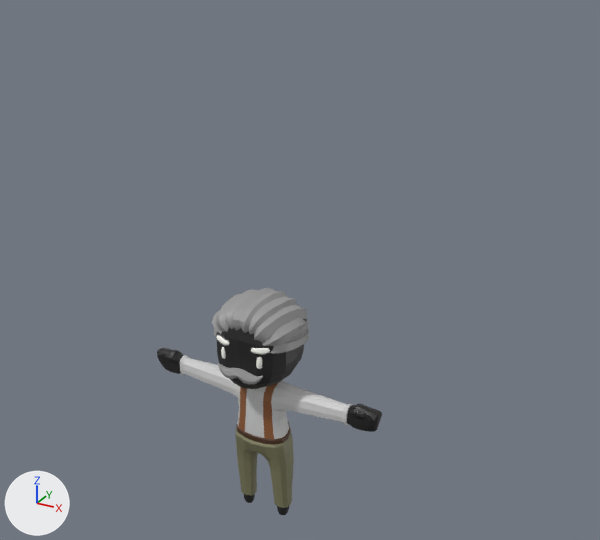
Two versions of the glTF model public/cpx/models/patient_male_old.glb, one commit apart.
Both versions are drawn from a camera (50 mm lens) standing at (4.77, -7.68, 7.47) and looking at (0.35, 0.35, 3.46). Arrows for +X, +Y and +Z are at lower left; the lights stay in place. The picture after the commit comes second. Vertices at exactly the same position are counted once.

The first picture shows 'Body'.
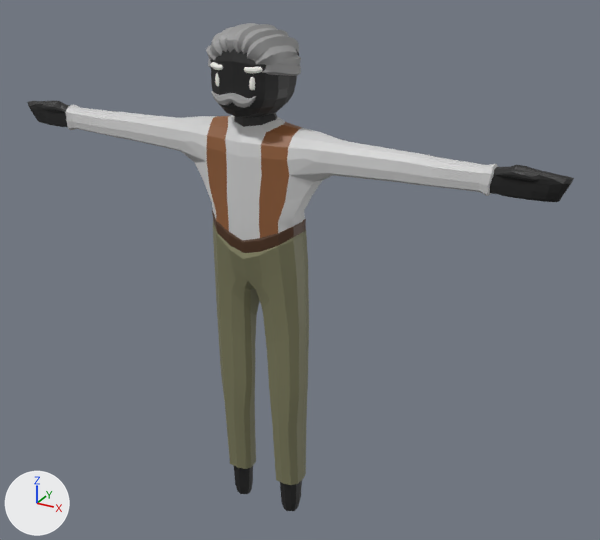
Patch to the scene script:
```diff
--- a/public/cpx/models/patient_male_old.glb.py
+++ b/public/cpx/models/patient_male_old.glb.py
@@ me_cube_004 @@
 # used by ob_body; location = (0.0, 0.0, 0.0)
-me_cube_004.from_pydata(...)  # 2678 vertices, 5240 faces; spans x -1.62..1.62, y -0.57..0.58, z -0.02..3.19
+me_cube_004.from_pydata(...)  # 2678 vertices, 5240 faces; spans x -3.42..3.42, y -0.51..0.47, z 0.08..6.33
+# me_cube_004 part 1: the loose piece of 130 vertices spanning x -0.49..0.49, y -0.49..0.49, z 2.07..3.13 is scaled about its middle by 0.85, then moved by (0.0, -0.02, 3.23)
+# me_cube_004 part 2: the loose piece of 42 vertices spanning x 0.2..0.28, y -0.49..-0.4, z 2.47..2.65 is scaled about its middle by 0.85, then moved by (-0.04, 0.04, 3.24)
+# me_cube_004 part 3: the loose piece of 42 vertices spanning x -0.28..-0.2, y -0.49..-0.4, z 2.47..2.65 is scaled about its middle by 0.85, then moved by (0.04, 0.04, 3.24)
+# me_cube_004 part 4: the loose piece of 42 vertices spanning x 0.14..0.37, y -0.5..-0.39, z 2.67..2.76 is scaled about its middle by 0.85, then moved by (-0.04, 0.04, 3.22)
+# me_cube_004 part 5: the loose piece of 42 vertices spanning x -0.37..-0.14, y -0.5..-0.39, z 2.67..2.76 is scaled about its middle by 0.85, then moved by (0.04, 0.04, 3.22)
+# me_cube_004 part 6: the loose piece of 106 vertices spanning x -0.33..0.32, y -0.57..-0.41, z 2.26..2.42 is scaled about its middle by 0.85, then moved by (0.0, 0.05, 3.27)
+# me_cube_004 part 7: the loose piece of 120 vertices spanning x 0.03..0.54, y -0.42..0.51, z 2.47..2.91 is scaled about its middle by 0.85, then moved by (-0.04, -0.03, 3.22)
+# me_cube_004 part 8: the loose piece of 96 vertices spanning x 0.05..0.53, y -0.44..0.51, z 2.57..2.98 is scaled about its middle by 0.85, then moved by (-0.04, -0.03, 3.21)
+# me_cube_004 part 9: the loose piece of 188 vertices spanning x -0.53..0.53, y -0.41..0.58, z 2.48..2.8 is scaled about its middle by 0.85, then moved by (0.0, -0.04, 3.23)
+# me_cube_004 part 10: the loose piece of 144 vertices spanning x 0.05..0.48, y -0.49..0.53, z 2.58..3.08 is scaled about its middle by 0.85, then moved by (-0.04, -0.03, 3.2)
+# me_cube_004 part 11: the loose piece of 120 vertices spanning x 0.0..0.34, y -0.48..0.55, z 2.52..3.15 is scaled about its middle by 0.85, then moved by (-0.03, -0.03, 3.2)
+# me_cube_004 part 12: the loose piece of 120 vertices spanning x -0.06..0.18, y -0.49..0.54, z 2.6..3.19 is scaled about its middle by 0.85, then moved by (-0.01, -0.03, 3.19)
+# me_cube_004 part 13: the loose piece of 96 vertices spanning x -0.53..-0.05, y -0.44..0.51, z 2.57..2.98 is scaled about its middle by 0.85, then moved by (0.04, -0.03, 3.21)
+# me_cube_004 part 14: the loose piece of 144 vertices spanning x -0.48..-0.05, y -0.49..0.53, z 2.58..3.08 is scaled about its middle by 0.85, then moved by (0.04, -0.03, 3.2)
+# me_cube_004 part 15: the loose piece of 120 vertices spanning x -0.34..0.0, y -0.48..0.55, z 2.52..3.15 is scaled about its middle by 0.85, then moved by (0.03, -0.03, 3.2)
+# me_cube_004 part 16: the loose piece of 120 vertices spanning x -0.18..0.06, y -0.49..0.54, z 2.6..3.19 is scaled about its middle by 0.85, then moved by (0.01, -0.03, 3.19)
+# me_cube_004 part 17: 886 of 2678 vertices moved; they spanned x -1.62..1.62, y -0.24..0.32, z -0.02..2.18 and now span x -3.42..3.42, y -0.37..0.46, z 0.08..5.49; mean shift (0.0, -0.01, 2.57); largest move (-1.62, 0.01, 2.01) -> (-3.42, -0.01, 5.16)
+# other edits to the shape of me_cube_004 do not show in these pictures
 me_cube_004.materials.append(mat_skin)
```

Location of each change, (x1, y1, x2, y2) in pixels of the pictures (600 x 540 px; the box of a moved part takes in the faces that stretch with it):
'Body', reshaped (142% wider, 114% taller): before (157, 288, 382, 515); after (27, 23, 574, 511)
part 1 of me_cube_004, moved or reshaped: before (216, 327, 304, 389); after (210, 49, 297, 117)
part 2 of me_cube_004, moved or reshaped: before (256, 357, 262, 369); after (249, 77, 255, 90)
part 3 of me_cube_004, moved or reshaped: before (221, 347, 226, 359); after (215, 73, 219, 86)
part 4 of me_cube_004, moved or reshaped: before (251, 348, 270, 354); after (244, 67, 263, 74)
part 5 of me_cube_004, moved or reshaped: before (216, 335, 229, 346); after (210, 62, 223, 70)
part 6 of me_cube_004, moved or reshaped: before (217, 363, 263, 384); after (212, 91, 256, 108)
part 7 of me_cube_004, moved or reshaped: before (284, 320, 309, 344); after (277, 55, 301, 66)
part 8 of me_cube_004, moved or reshaped: before (262, 318, 305, 346); after (255, 45, 298, 65)
part 9 of me_cube_004, moved or reshaped: before (214, 329, 309, 354); after (208, 59, 301, 76)
part 10 of me_cube_004, moved or reshaped: before (254, 305, 307, 342); after (247, 34, 299, 61)
part 11 of me_cube_004, moved or reshaped: before (249, 296, 297, 334); after (242, 28, 289, 54)
part 12 of me_cube_004, moved or reshaped: before (240, 291, 287, 333); after (233, 24, 276, 53)
part 13 of me_cube_004, moved or reshaped (mostly hidden): before (212, 310, 222, 334); after (206, 45, 216, 60)
part 14 of me_cube_004, moved or reshaped: before (216, 294, 241, 332); after (210, 33, 223, 57)
part 15 of me_cube_004, moved or reshaped: before (225, 289, 259, 329); after (219, 27, 233, 52)
part 16 of me_cube_004, moved or reshaped: before (232, 288, 276, 331); after (225, 23, 259, 52)
part 17 of me_cube_004, moved or reshaped: before (157, 348, 382, 515); after (27, 100, 574, 511)
